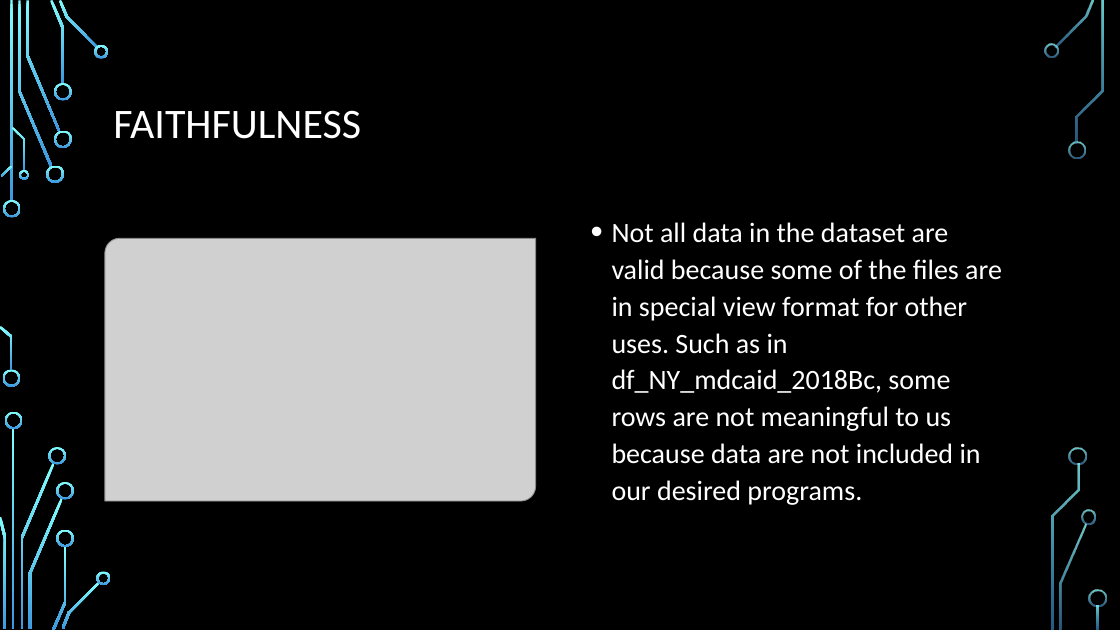
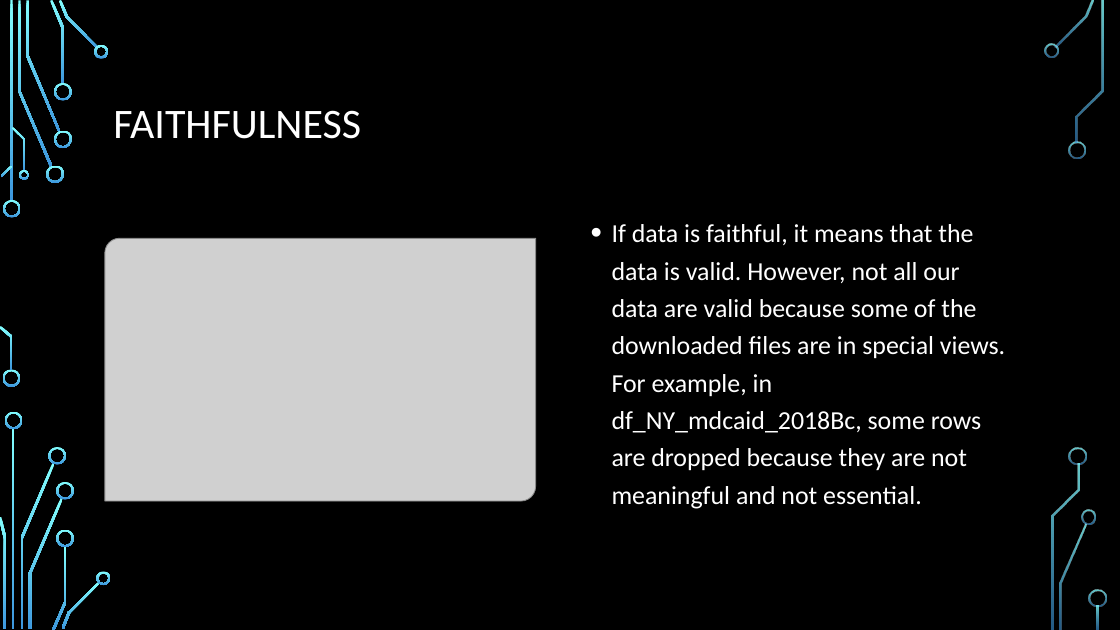
Before and after one commit to dev-hyang/data_analysis_medicaid, a slide deck: slide 16 of Presentation_v1.0.pptx. Drawn at 1120x630 pixels with LibreOffice and Linux fonts; fonts in the diff are those of the drawing; grey boxes stand for pictures; background and template pictures are left out. Boxes give left, top, right and bottom in pixels: in the first picture for what was removed or moved away, otherwise in the second. Text is boxed around its words. In the diff, an @@ line names an element or a change of style, - is before the commit and + after.

```diff
--- a/Presentation_v1.0.pptx
+++ b/Presentation_v1.0.pptx
@@ text at [612, 224, 1005, 509]: text changed; size 24 to 22.2 pt @@
-• Not all data in the dataset are valid because some of the files are in special view format for other uses. Such as in df_NY_mdcaid_2018Bc, some rows are not meaningful to us because data are not included in our desired programs.
+• If data is faithful, it means that the data is valid. However, not all our data are valid because some of the downloaded files are in special views. For example, in df_NY_mdcaid_2018Bc, some rows are dropped because they are not meaningful and not essential.
```
Also in this commit, not shown: 8 other slides changed, 2 other files.
